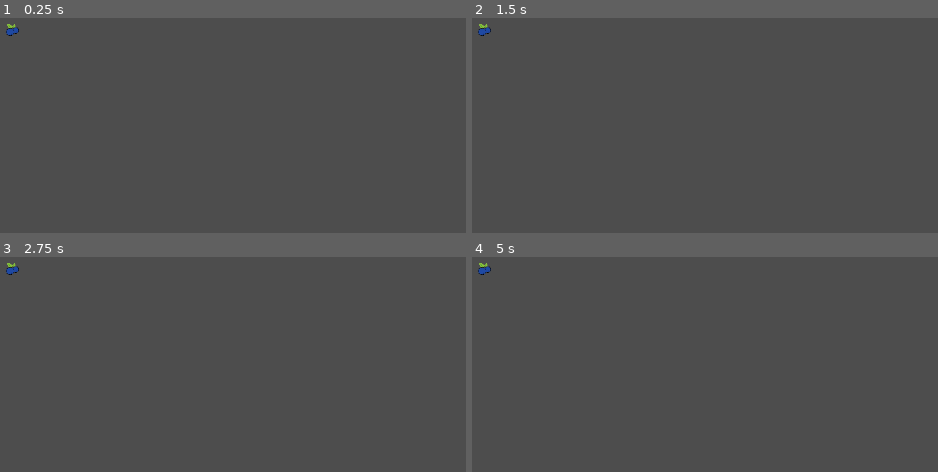
Above: before the commit, frames 1-4 (two rows, left to right).
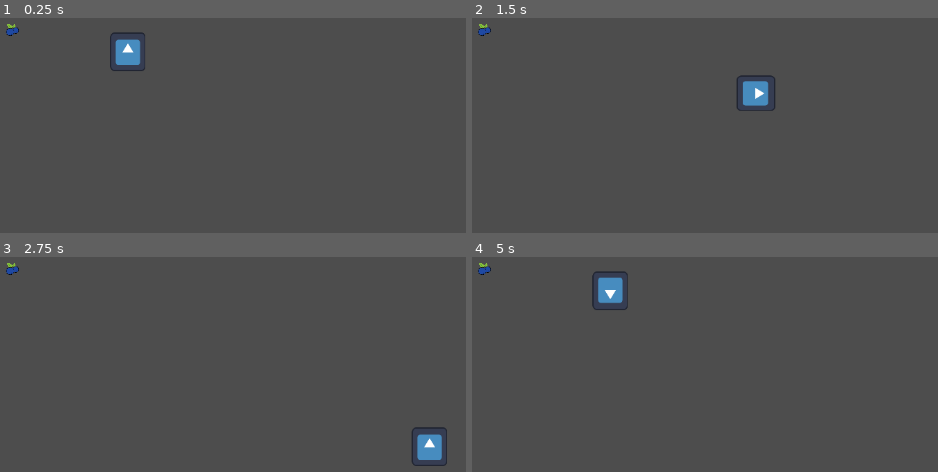
Above: after the commit, the same moments.

Repository: deruitda/LudumDare54
Game: Godot game, scene res://Scenes/prototype.tscn
Two runs of this game, one before a commit and one after it. Both use one fixed random seed, a clock stepped at 60 frames per second and the inputs below. The engine's default icon, where the game draws it, is replaced by a stand-in: a white triangle on a blue panel in a dark square.
Inputs:
- Up to frame 1 (0.25 s): no input
- Up to frame 2 (1.5 s): tap Enter at 0.5 s; hold D (right) 0.53-1.28 s; tap Space (dash) at 0.6, 1.35 s; hold Down (down) from 1.28 s (still down)
- Up to frame 3 (2.75 s): release Down (down) at 2.03 s; hold D (right) from 2.03 s (still down); tap Space (dash) at 2.1 s
- Up to frame 4 (5 s): release D (right) at 2.78 s; hold W (up) 2.78-3.53 s; tap Space (dash) at 2.85, 3.6, 4.35 s; hold Left (left) from 3.53 s (still down)

The runs differ from the first frame. In frame 1, 0.9% of the frame differs, in the area x 23-32%, y 6-25%; in frame 2, 0.8%; in frame 3, 0.8%; in frame 4, 0.9%.
Error before the commit: Parse Error: Expected indented block after function declaration. (res://Global/GameState.gd:14)

Commit message:
figuring player movement

Diff:
--- a/Global/GameState.gd
+++ b/Global/GameState.gd
@@ -1,7 +1,6 @@
 extends Node
 
 var currentLevel;
-
 # Called when the node enters the scene tree for the first time.
 func _ready():
 	currentLevel = "1-1"
@@ -12,3 +11,4 @@
 	pass
 
 func goto_next_level():
+	pass
--- /dev/null
+++ b/Scenes/dash_gem.gd
@@ -0,0 +1,10 @@
+extends Area2D
+
+class_name DashGem
+
+@onready var player = $"../Player"
+
+func _on_body_entered(body):
+	if body is Player:
+		player.can_dash = true
+		queue_free()
--- a/Scenes/dash_gem.tscn
+++ b/Scenes/dash_gem.tscn
@@ -1,10 +1,12 @@
-[gd_scene load_steps=3 format=3 uid="uid://ck43xtmugnhu4"]
+[gd_scene load_steps=4 format=3 uid="uid://ck43xtmugnhu4"]
 
+[ext_resource type="Script" path="res://Scenes/dash_gem.gd" id="1_1vewm"]
 [ext_resource type="Texture2D" uid="uid://jclffg2dieev" path="res://Assets/blueberry-icon.svg" id="1_fiett"]
 
 [sub_resource type="CircleShape2D" id="CircleShape2D_beo8o"]
 
 [node name="DashGem" type="Area2D"]
+script = ExtResource("1_1vewm")
 
 [node name="CollisionShape2D" type="CollisionShape2D" parent="."]
 shape = SubResource("CircleShape2D_beo8o")
@@ -15,3 +17,5 @@
 position = Vector2(0.648438, -0.492188)
 scale = Vector2(0.152058, 0.138084)
 texture = ExtResource("1_fiett")
+
+[connection signal="body_entered" from="." to="." method="_on_body_entered"]
--- a/Scenes/player.gd
+++ b/Scenes/player.gd
@@ -3,12 +3,17 @@
 class_name Player
 
 @export var speed = 300
+@export var can_dash = false
+@export var dash_speed = 2000
 
+var dashing = false
 var movement_direction = Vector2.ZERO
 var shape_query = PhysicsShapeQueryParameters2D.new()
+var last_pressed_direction = Vector2.ZERO  # Initialize to zero vector
 
 #onready variables
 @onready var collision_shape_2d = $CollisionShape2D
+@onready var timer = $Timer
 
 func _ready():
 	shape_query.shape = collision_shape_2d.shape
@@ -19,19 +24,47 @@
 	velocity = movement_direction * speed
 	move_and_slide()
 
+func dash():
+	can_dash = false
+	var dash_direction = movement_direction.normalized()
+
+	velocity = dash_direction * dash_speed
+
+	movement_direction = Vector2.ZERO
+	dashing = true
+
+	timer.start()
+
 
 func get_input():
-	movement_direction = Vector2.ZERO  # Initialize movement_direction to zero vector
+	var input_vector = Vector2.ZERO  # Initialize input_vector to zero vector
 
 	if Input.is_action_pressed("left"):
-		movement_direction = Vector2.LEFT
-		rotation_degrees = 0
-	elif Input.is_action_pressed("right"):
-		movement_direction = Vector2.RIGHT
-		rotation_degrees = 180
-	elif Input.is_action_pressed("up"):
-		movement_direction = Vector2.UP
-		rotation_degrees = 90
-	elif Input.is_action_pressed("down"):
-		movement_direction = Vector2.DOWN
-		rotation_degrees = 270
+		input_vector.x -= 1
+	if Input.is_action_pressed("right"):
+		input_vector.x += 1
+	if Input.is_action_pressed("up"):
+		input_vector.y -= 1
+	if Input.is_action_pressed("down"):
+		input_vector.y += 1
+
+	if input_vector != Vector2.ZERO:
+		input_vector = input_vector.normalized()  # Normalize the vector for consistent speed
+
+		# Calculate rotation degrees based on input_vector
+		rotation_degrees = rad_to_deg(atan2(input_vector.y, input_vector.x))
+
+		movement_direction = input_vector
+	else:
+		movement_direction = Vector2.ZERO  # No movement if no directional keys are pressed
+
+	if Input.is_action_just_pressed("dash") and can_dash:
+		dash()
+
+
+
+
+
+func _on_timer_timeout():
+	dashing = false
+	velocity = movement_direction * speed
--- a/Scenes/player.tscn
+++ b/Scenes/player.tscn
@@ -1,7 +1,7 @@
 [gd_scene load_steps=4 format=3 uid="uid://dgefottiis13l"]
 
 [ext_resource type="Script" path="res://Scenes/player.gd" id="1_no7e7"]
-[ext_resource type="Texture2D" path="res://icon.svg" id="2_1ysfy"]
+[ext_resource type="Texture2D" uid="uid://cdd718757hvir" path="res://Assets/icon.svg" id="2_i7ela"]
 
 [sub_resource type="CircleShape2D" id="CircleShape2D_g24h3"]
 radius = 27.21
@@ -12,8 +12,13 @@
 [node name="Sprite2D" type="Sprite2D" parent="."]
 position = Vector2(2.08165e-12, 2.08165e-12)
 scale = Vector2(0.398438, 0.4375)
-texture = ExtResource("2_1ysfy")
+texture = ExtResource("2_i7ela")
 
 [node name="CollisionShape2D" type="CollisionShape2D" parent="."]
 shape = SubResource("CircleShape2D_g24h3")
 debug_color = Color(1, 1, 1, 0.419608)
+
+[node name="Timer" type="Timer" parent="."]
+wait_time = 4.0
+
+[connection signal="timeout" from="Timer" to="." method="_on_timer_timeout"]
